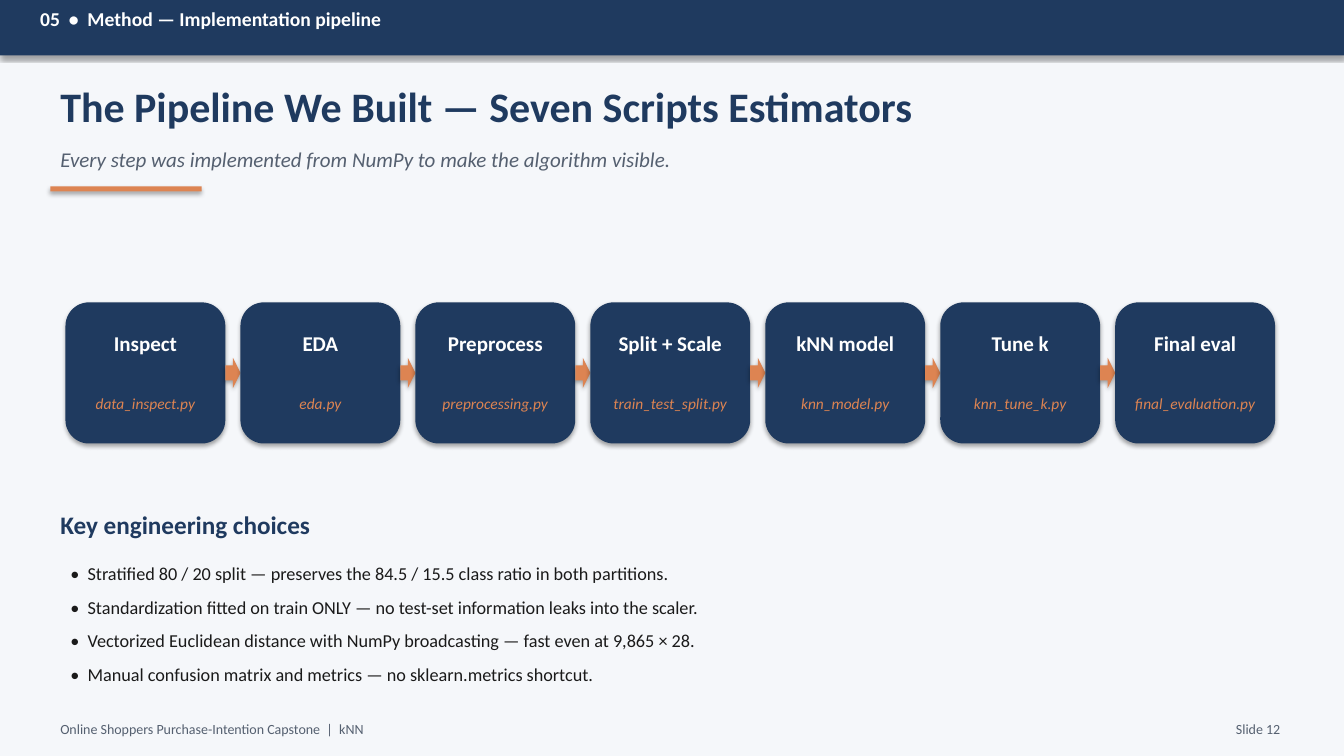
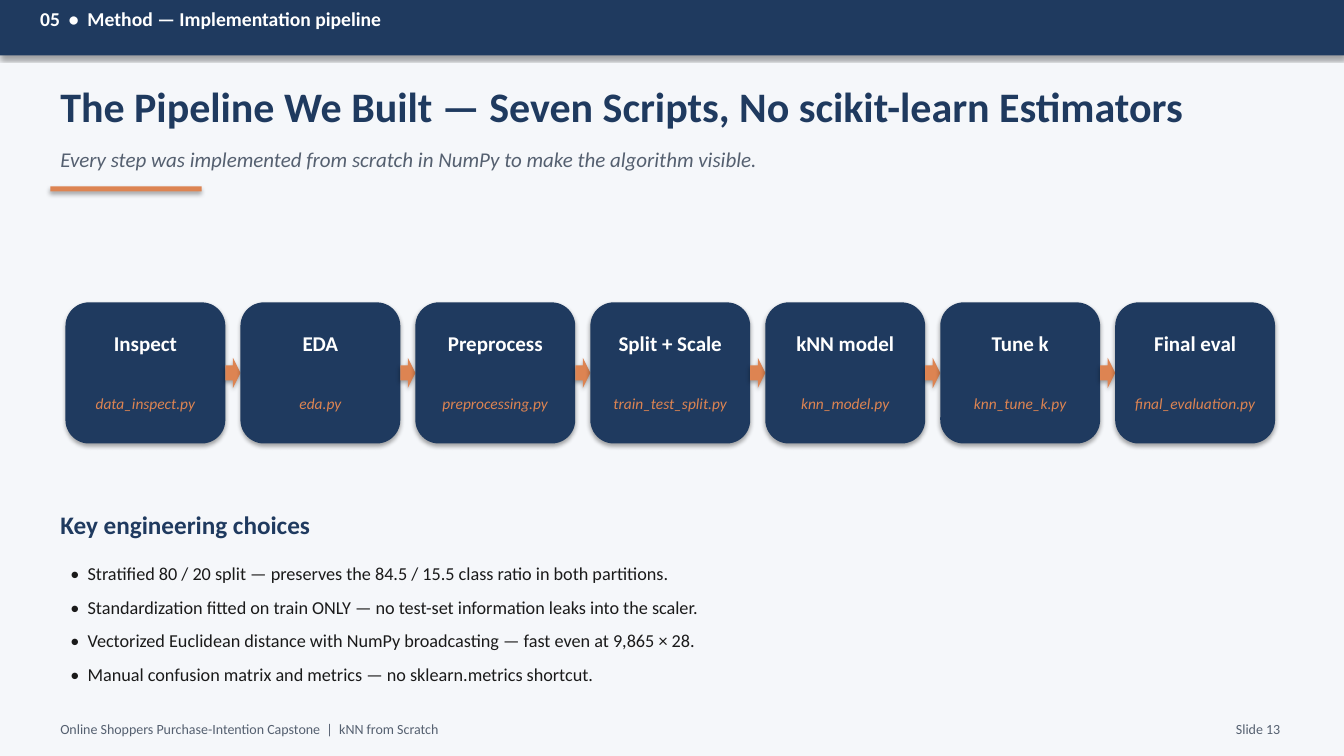
Before and after one commit to RodneeGlenMartin/Capstone-KNN-OnlineShoppers, a slide deck: slide 12 of Capstone_Presentation.pptx. Drawn at 1344x756 pixels with LibreOffice and Linux fonts; fonts in the diff are those of the drawing. Boxes give left, top, right and bottom in pixels: in the first picture for what was removed or moved away, otherwise in the second. Text is boxed around its words. In the diff, an @@ line names an element or a change of style, - is before the commit and + after.

Commit message:
Update capstone presentation and report
Replace updated Capstone_Presentation.pptx and Capstone_Report.docx with revised content and formatting for the final submission. These binary updates include edits to slides and the project report (content/structure/formatting improvements).

```diff
--- a/Capstone_Presentation.pptx
+++ b/Capstone_Presentation.pptx
@@ text at [60,92,1183,129]: text changed @@
-The Pipeline We Built — Seven Scripts Estimators
+The Pipeline We Built — Seven Scripts, No scikit-learn Estimators
@@ text at [60,152,756,171]: text changed @@
-Every step was implemented from NumPy to make the algorithm visible.
+Every step was implemented from scratch in NumPy to make the algorithm visible.
@@ text at [60,724,438,737]: text changed @@
-Online Shoppers Purchase-Intention Capstone | kNN
+Online Shoppers Purchase-Intention Capstone | kNN from Scratch
```
Also in this commit, not shown: 20 other slides changed, 1 other file.
